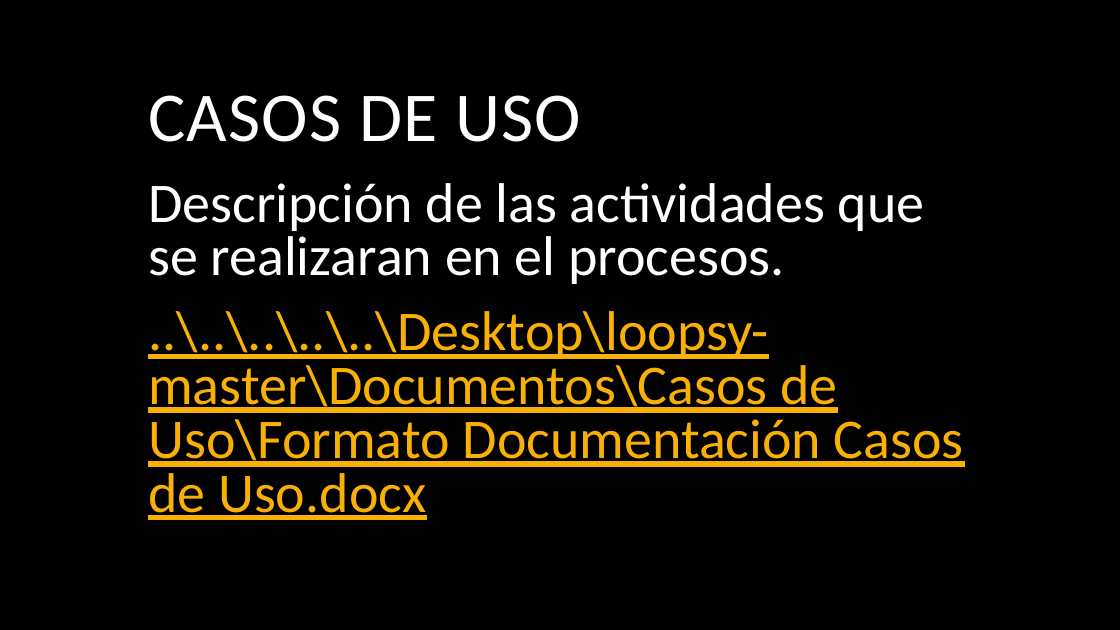
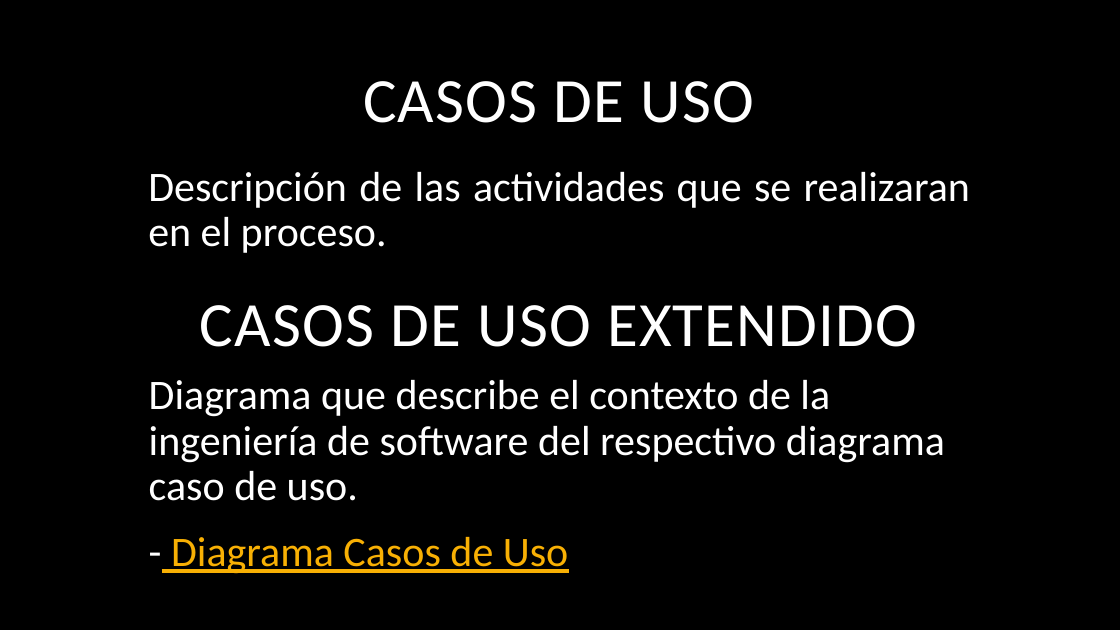
Before and after one commit to Zombra584/loopsy, a slide deck: slide 2 of Documentos/Diapositiva/Sustentación Segundo Trimestre.pptx. Drawn at 1120x630 pixels with LibreOffice and Linux fonts; fonts in the diff are those of the drawing; background and template pictures are left out. Boxes give left, top, right and bottom in pixels: in the first picture for what was removed or moved away, otherwise in the second. Text is boxed around its words. In the diff, an @@ line names an element or a change of style, - is before the commit and + after.

```diff
--- a/Documentos/Diapositiva/Sustentación Segundo Trimestre.pptx
+++ b/Documentos/Diapositiva/Sustentación Segundo Trimestre.pptx
@@ title "CASOS DE USO": place and size @@
-title "CASOS DE USO" at box(148, 95, 582, 142)
+title "CASOS DE USO" at box(363, 81, 754, 123)
@@ title "CASOS DE USO" at box(363, 81, 754, 123): size 60 to 54 pt; alignment left to centre @@
@@ text at box(148, 172, 970, 253): text changed; size 48 to 36 pt; text colour #F8B004 to #FFFFFF @@
-Descripción de las actividades que se realizaran en el procesos.
-..\..\..\..\..\Desktop\loopsy-master\Documentos\Casos de Uso\Formato Documentación Casos de Uso.docx
+Descripción de las actividades que se realizaran en el proceso.
@@ text added at box(200, 305, 917, 347), 54 pt, text #FFFFFF @@
+CASOS DE USO EXTENDIDO
@@ text added at box(149, 380, 945, 574), 36 pt, text #FFFFFF @@
+Diagrama que describe el contexto de la ingeniería de software del respectivo diagrama caso de uso.
+- Diagrama Casos de Uso
```
Also in this commit, not shown: 4 other slides changed, 1 slide added, 1 slide removed.
